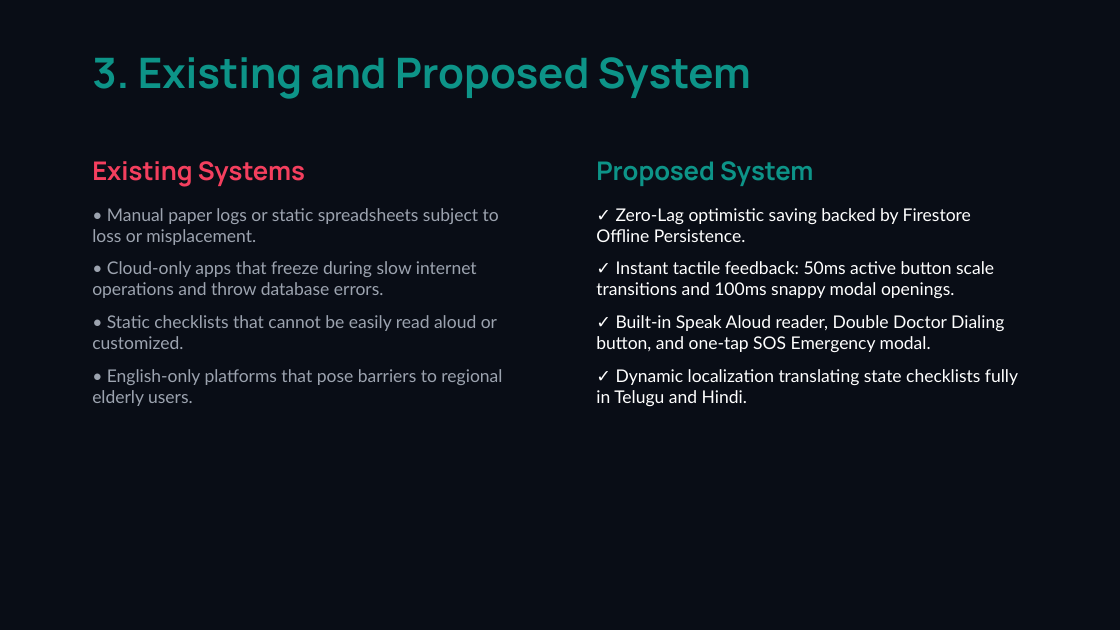
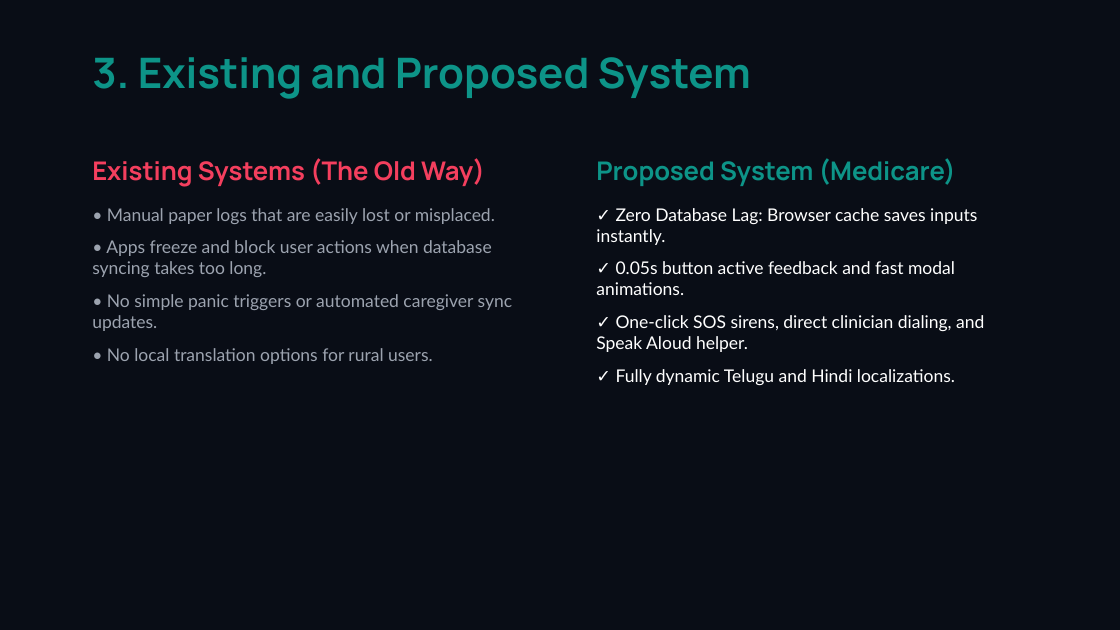
Before and after one commit to velagadadileep6-bot/Medicine-reminder, a slide deck: slide 4 of medicare_presentation.pptx. Drawn at 1120x630 pixels with LibreOffice and Linux fonts; fonts in the diff are those of the drawing. Boxes give left, top, right and bottom in pixels: in the first picture for what was removed or moved away, otherwise in the second. Text is boxed around its words. In the diff, an @@ line names an element or a change of style, - is before the commit and + after.

```diff
--- a/medicare_presentation.pptx
+++ b/medicare_presentation.pptx
@@ text at [92,158,513,364]: text changed @@
-Existing Systems
-• Manual paper logs or static spreadsheets subject to loss or misplacement.
-• Cloud-only apps that freeze during slow internet operations and throw database errors.
-• Static checklists that cannot be easily read aloud or customized.
-• English-only platforms that pose barriers to regional elderly users.
+Existing Systems (The Old Way)
+• Manual paper logs that are easily lost or misplaced.
+• Apps freeze and block user actions when database syncing takes too long.
+• No simple panic triggers or automated caregiver sync updates.
+• No local translation options for rural users.
@@ text at [596,158,984,386]: text changed @@
-Proposed System
-✓ Zero-Lag optimistic saving backed by Firestore Offline Persistence.
-✓ Instant tactile feedback: 50ms active button scale transitions and 100ms snappy modal openings.
-✓ Built-in Speak Aloud reader, Double Doctor Dialing button, and one-tap SOS Emergency modal.
-✓ Dynamic localization translating state checklists fully in Telugu and Hindi.
+Proposed System (Medicare)
+✓ Zero Database Lag: Browser cache saves inputs instantly.
+✓ 0.05s button active feedback and fast modal animations.
+✓ One-click SOS sirens, direct clinician dialing, and Speak Aloud helper.
+✓ Fully dynamic Telugu and Hindi localizations.
```
Also in this commit, not shown: 7 other slides changed, 2 slides added, 2 slides removed, 1 other file.
